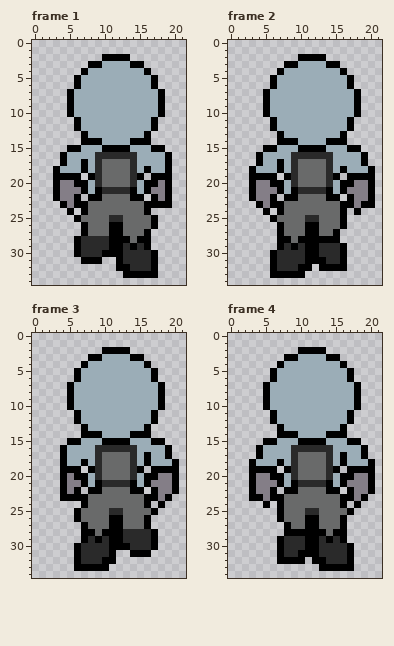
One commit to this pixel-art file: Assets/Sprites/Characters/John/John Worldbound up.aseprite. Above is the file before it was changed.
22x35 pixels, 4 frames. Shown: frame 1, frame 2, frame 3, frame 4.
After:
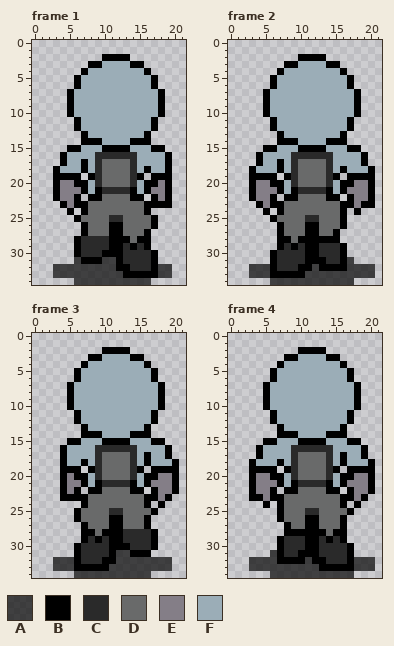
Palette (. is transparent): A #000000af  B #000000  C #2a2a2a  D #696a6a  E #847e87  F #9badb7
Change:
layer "Layer 1" added
Frame 1, layer "Layer 1":
y 31: x 6 . -> A; x 10..11 .. -> AA
y 32: x 3..11 ......... -> AAAAAAAAA; x 18..19 .. -> AA
y 33: x 3..12 .......... -> AAAAAAAAAA; x 18..19 .. -> AA
y 34: x 6..16 ........... -> AAAAAAAAAAA
Frame 2, layer "Layer 1":
y 31: x 17 . -> A
y 32: x 3..5 ... -> AAA; x 12 . -> A; x 17..20 .... -> AAAA
y 33: x 3..5 ... -> AAA; x 11..20 .......... -> AAAAAAAAAA
y 34: x 6..17 ............ -> AAAAAAAAAAAA
Frame 3, layer "Layer 1":
y 31: x 12..13 .. -> AA
y 32: x 3..5 ... -> AAA; x 12..19 ........ -> AAAAAAAA
y 33: x 3..5 ... -> AAA; x 11..19 ......... -> AAAAAAAAA
y 34: x 6..16 ........... -> AAAAAAAAAAA
Frame 4, layer "Layer 1":
y 31: x 6 . -> A
y 32: x 3..6 .... -> AAAA; x 11 . -> A; x 18..20 ... -> AAA
y 33: x 3..12 .......... -> AAAAAAAAAA; x 18..20 ... -> AAA
y 34: x 6..17 ............ -> AAAAAAAAAAAA
Where, in picture pixels (left, top, right, bottom), the same in both pictures:
added: (53, 257, 172, 285)
added: (249, 257, 375, 285)
added: (53, 550, 172, 578)
added: (249, 550, 375, 578)
